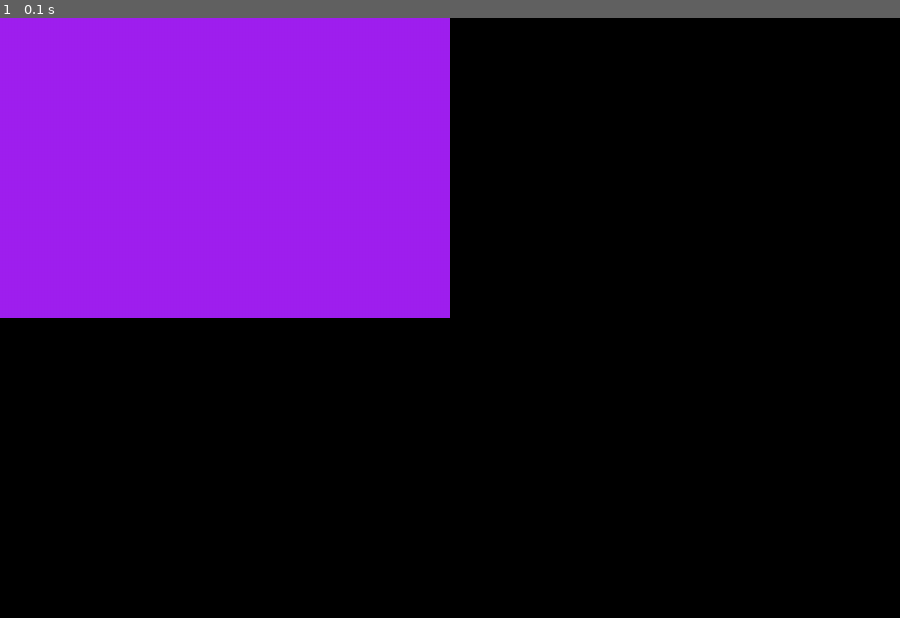
Above: before the commit, frame 1.
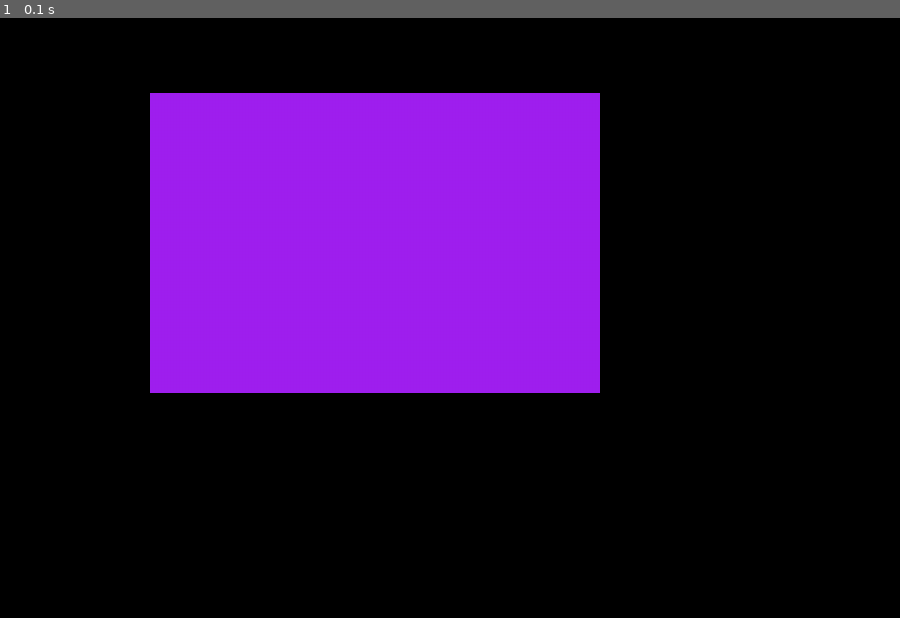
Above: after the commit, the same moment.

Repository: AJHS-Kelley/8b-ajhs-game-programming-23-24-MrAltYT
Game: pygame game, started from gameProgramming/gaming_exercises/08_ultimatePygame/projektm.py
Same seed, same stepped clock (60 frames per second), same inputs: the game is played once before the commit and once after it.
Inputs:
- Up to frame 1 (0.1 s): no input

The runs differ from the first frame. In frame 1, 25% of the frame differs, in the area x 0-67%, y 0-63%.

Commit message:
v0.1.5
first surface added, stopped at 32:36

Diff:
--- a/gameProgramming/gaming_exercises/08_ultimatePygame/projektm.py
+++ b/gameProgramming/gaming_exercises/08_ultimatePygame/projektm.py
@@ -9,14 +9,17 @@
 test_surface = pygame.Surface((600,400))
 test_surface.fill('purple')
 
+# Draw all our elements
 while True:
     for event in pygame.event.get():
         if event.type == pygame.QUIT:
             pygame.quit()
             exit()
 
-    screen.blit(test_surface,(0,0))
-    # Draw all our elements
+    screen.blit(test_surface,(200,100))
+
     # Update everything
     pygame.display.update()
     clock.tick(60)
+
+# STOPED AT 32:36-----
